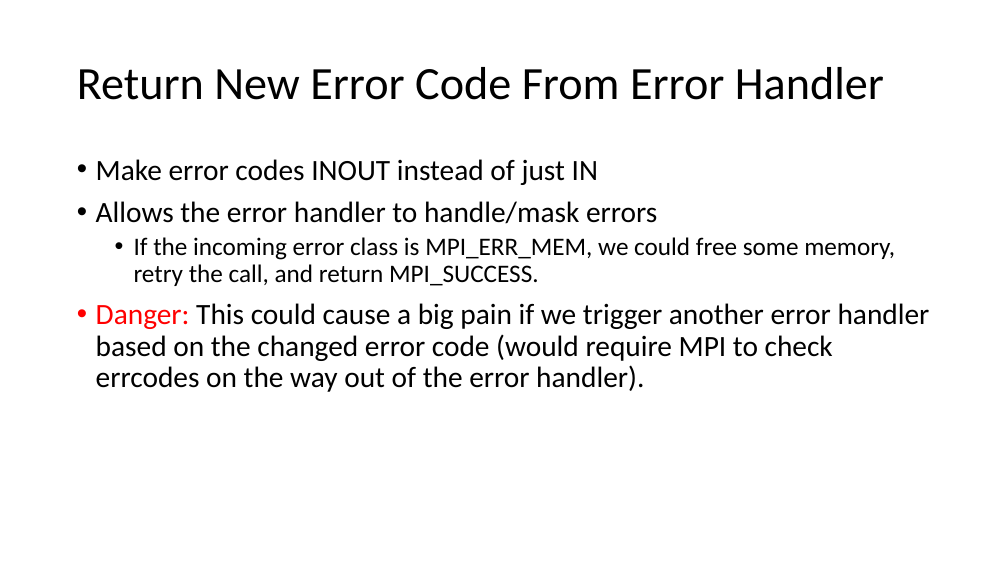
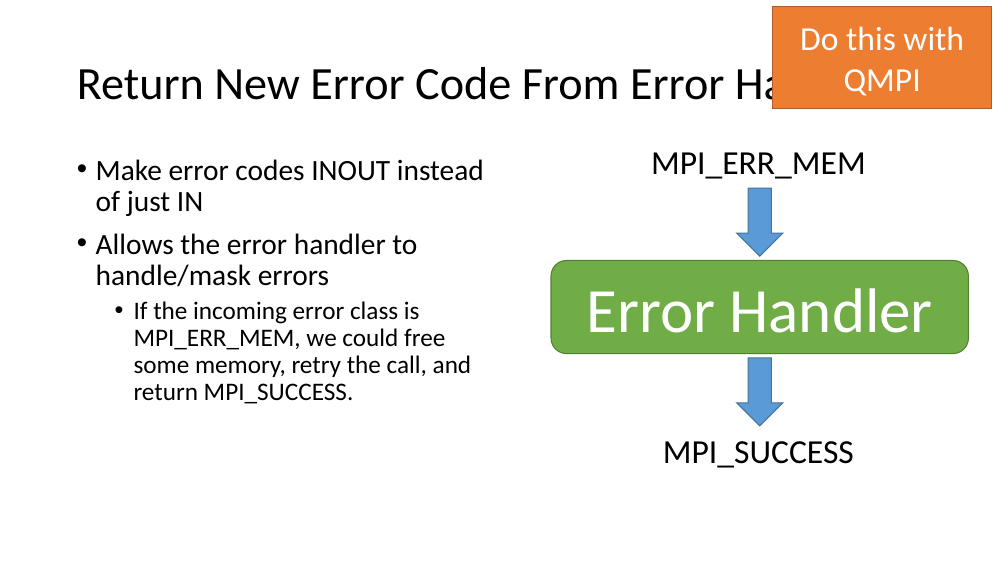
Before and after one commit to mpiwg-ft/ft-issues, a slide deck: slide 6 of slides/2016-06-09 Error Handler Plenary.pptx (slide 4 before the commit). Drawn at 1008x567 pixels with LibreOffice and Linux fonts; fonts in the diff are those of the drawing. Boxes give left, top, right and bottom in pixels: in the first picture for what was removed or moved away, otherwise in the second. Text is boxed around its words. In the diff, an @@ line names an element or a change of style, - is before the commit and + after.

```diff
--- a/slides/2016-06-09 Error Handler Plenary.pptx
+++ b/slides/2016-06-09 Error Handler Plenary.pptx
@@ rectangle added at (773, 7, 992, 109), fill #ED7D31, outline #AF5C24 1 pt, 32 pt, text #FFFFFF @@
+Do this with QMPI
@@ text at (96, 303, 930, 392): paragraph removed @@
-• Danger: This could cause a big pain if we trigger another error handler based on the changed error code (would require MPI to check errcodes on the way out of the error handler).
@@ group added at (551, 152, 969, 468): 2 down arrows, 2 texts, 1 rounded rectangle @@
+Error Handler
+MPI_ERR_MEM
+MPI_SUCCESS
```
Also in this commit, not shown: 7 other slides changed, 6 slides added, 1 slide removed, 1 other file.
